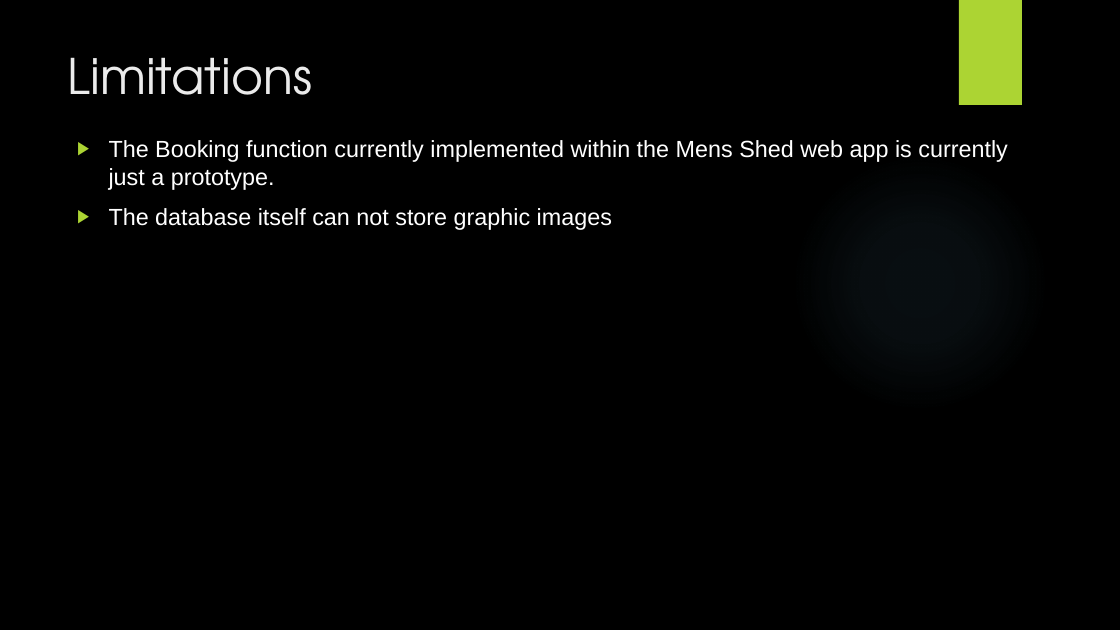
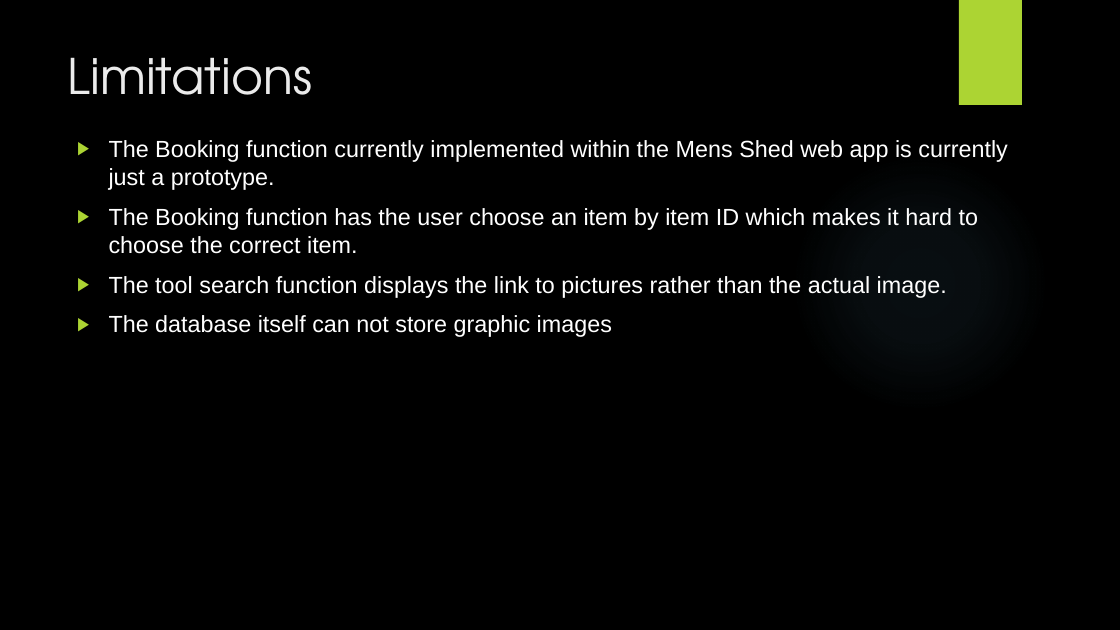
Before and after one commit to JBLACK2889/MENS-SHED-SOC09109, a slide deck: slide 7 of Documentation/reports/Presentation.pptx. Drawn at 1120x630 pixels with LibreOffice and Linux fonts; fonts in the diff are those of the drawing; background and template pictures are left out. Boxes give left, top, right and bottom in pixels: in the first picture for what was removed or moved away, otherwise in the second. Text is boxed around its words. In the diff, an @@ line names an element or a change of style, - is before the commit and + after.

```diff
--- a/Documentation/reports/Presentation.pptx
+++ b/Documentation/reports/Presentation.pptx
@@ text at <box>109,208,978,298</box>: paragraphs added @@
+▶ The Booking function has the user choose an item by item ID which makes it hard to choose the correct item.
+▶ The tool search function displays the link to pictures rather than the actual image.
```
Also in this commit, not shown: 2 other slides changed.
